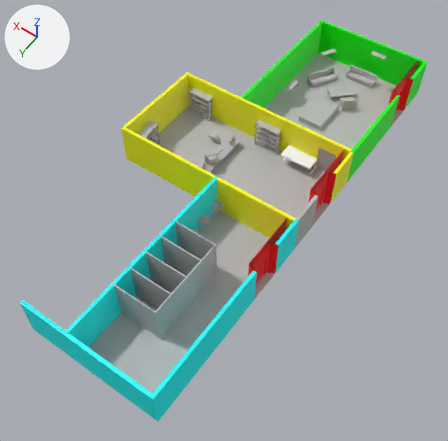
Before and after pictures for a commit that changed the FBX model Assets/3dAssets/Buildings/Stage1/Floor2/Floor2Grp.fbx.
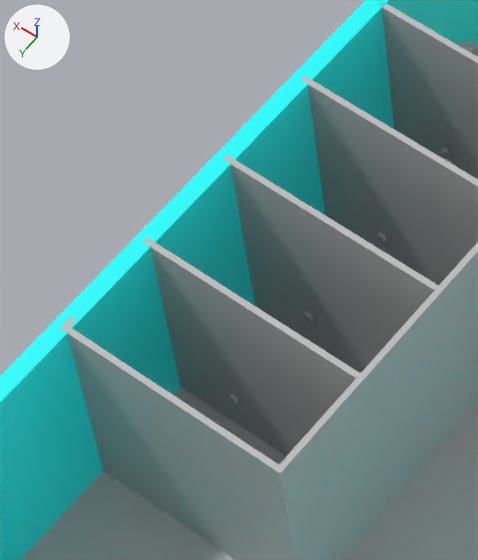
Each version appears first whole from a 50 mm lens placed at (3.9, -11.4, 43.2), pointed at (20.4, -34.5, 6.8), and next in a close-up on the part from 23% to 43% of the width and 50% to 75% of the height. The axes (+X, +Y, +Z) are drawn at upper left. The lights are the same throughout. Where no turn or scale is listed for an object, it has been applied to the vertices.

Objects in the first close-up: 'DoorToilet1.001', 'DoorToilet1.002', 'DoorToilet1.003', 'Room3Ground', 'ToiletPapar_2', 'ToiletPapar_3', 'ToiletPapar_4', 'WallRoom3_5', 'WallRoom3_6', 'WallRoom3_7', 'WallToiletRoom_10', 'WallToiletRoom_11', 'WallToiletRoom_7', 'WallToiletRoom_8', 'WallToiletRoom_9'.
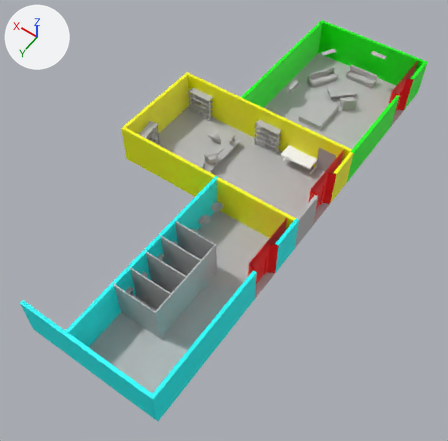
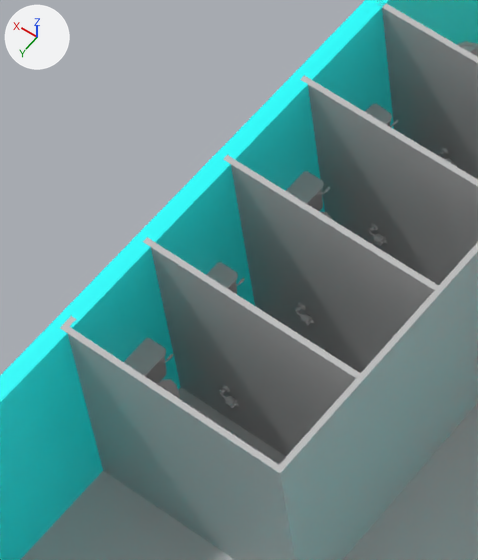
Boxes [x1, y1, x2, y2] around the edits, measured in the close-ups (478 x 560 px):
'Toilet4', added: after [124, 338, 213, 421]
'Toilet2', added: after [286, 171, 332, 219]
'Toilet3', added: after [206, 262, 245, 294]
'Toilet1', added: after [365, 104, 398, 127]
'ToiletPapar_3', moved: before [226, 387, 238, 403]; after [219, 385, 239, 408]
'ToiletPapar_4', moved: before [301, 305, 313, 321]; after [294, 303, 314, 325]
'ToiletPapar_2', moved: before [374, 226, 386, 241]; after [368, 223, 387, 246]

The change, as a diff of the scene's bpy script:
```diff
--- a/Assets/3dAssets/Buildings/Stage1/Floor2/Floor2Grp.fbx.py
+++ b/Assets/3dAssets/Buildings/Stage1/Floor2/Floor2Grp.fbx.py
@@ mat_objects_sa_ld_toilet_null_1 @@
+mat_objects_sa_ld_toilet_null_1 = principled_material('Objects:SA_LD_Toilet:null_1')
+mat_objects_sa_ld_toilet_null_1.base_color = (0.5, 0.5, 0.5)  # grey #bcbcbc
+mat_objects_sa_ld_toilet_null_1.roughness = 0.553
@@ me_mesh_042_1 @@
+me_mesh_042_1.from_pydata(...)  # 759 vertices, 741 faces; spans x -1.19..0.0, y -0.35..0.32, z 0.0..1.68
+me_mesh_042_1.materials.append(mat_objects_sa_ld_toilet_null_1)  # grey #bcbcbc
@@ me_mesh_039_1 @@
+me_mesh_039_1.from_pydata(...)  # 759 vertices, 741 faces; spans x -1.19..0.02, y -0.33..0.37, z 0.0..1.68
+me_mesh_039_1.materials.append(mat_objects_sa_ld_toilet_null_1)  # grey #bcbcbc
@@ ob_toiletpapar_3 @@
 ob_toiletpapar_3 = bpy.data.objects.new('ToiletPapar_3', me_mesh_024)
-ob_toiletpapar_3.location = (20.12, -25.5, 8.68)
+ob_toiletpapar_3.location = (20.12, -25.41, 8.68)
@@ ob_toiletpapar_2 @@
 ob_toiletpapar_2 = bpy.data.objects.new('ToiletPapar_2', me_mesh_023)
-ob_toiletpapar_2.location = (20.12, -28.5, 8.68)
+ob_toiletpapar_2.location = (20.12, -28.42, 8.68)
@@ ob_toiletpapar_4 @@
 ob_toiletpapar_4 = bpy.data.objects.new('ToiletPapar_4', me_mesh_025)
-ob_toiletpapar_4.location = (20.12, -27.0, 8.68)
+ob_toiletpapar_4.location = (20.12, -26.92, 8.68)
@@ ob_toilet4 @@
+ob_toilet4 = bpy.data.objects.new('Toilet4', me_mesh_042_1)
+ob_toilet4.location = (21.0, -24.75, 7.8)
@@ ob_toilet2 @@
+ob_toilet2 = bpy.data.objects.new('Toilet2', me_mesh_042_1.copy())
+ob_toilet2.location = (21.0, -27.84, 7.8)
@@ ob_toilet1 @@
+ob_toilet1 = bpy.data.objects.new('Toilet1', me_mesh_039_1)
+ob_toilet1.location = (20.96, -29.21, 7.8)
@@ ob_toilet3 @@
+ob_toilet3 = bpy.data.objects.new('Toilet3', me_mesh_042_1.copy())
+ob_toilet3.location = (21.0, -26.12, 7.8)
```
